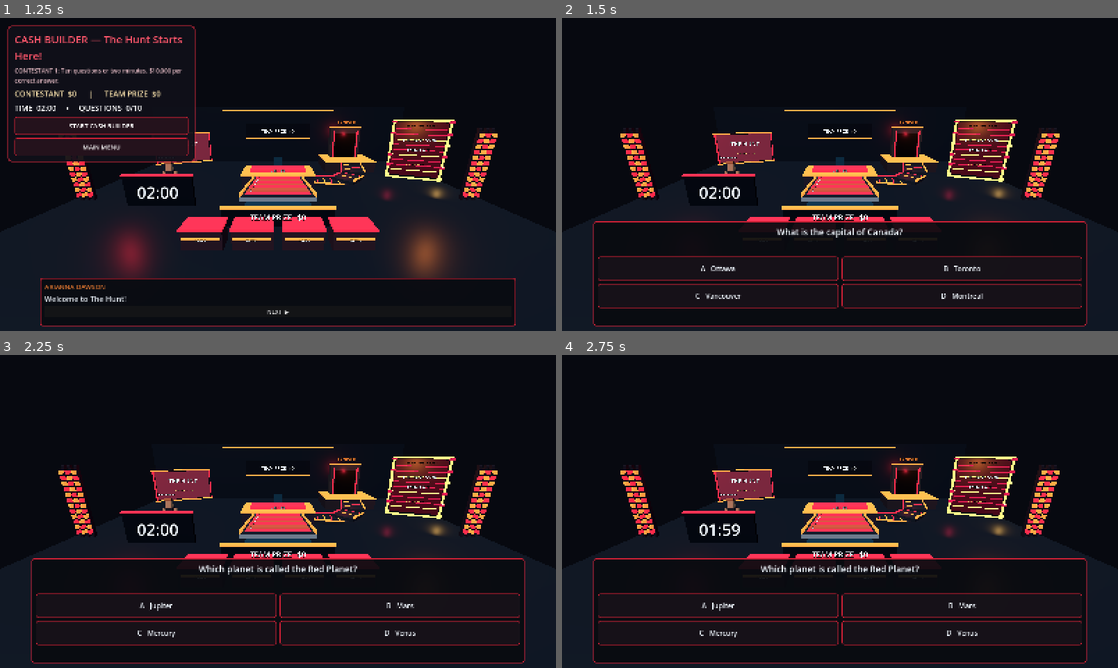
Above: before the commit, frames 1-4 (two rows, left to right).
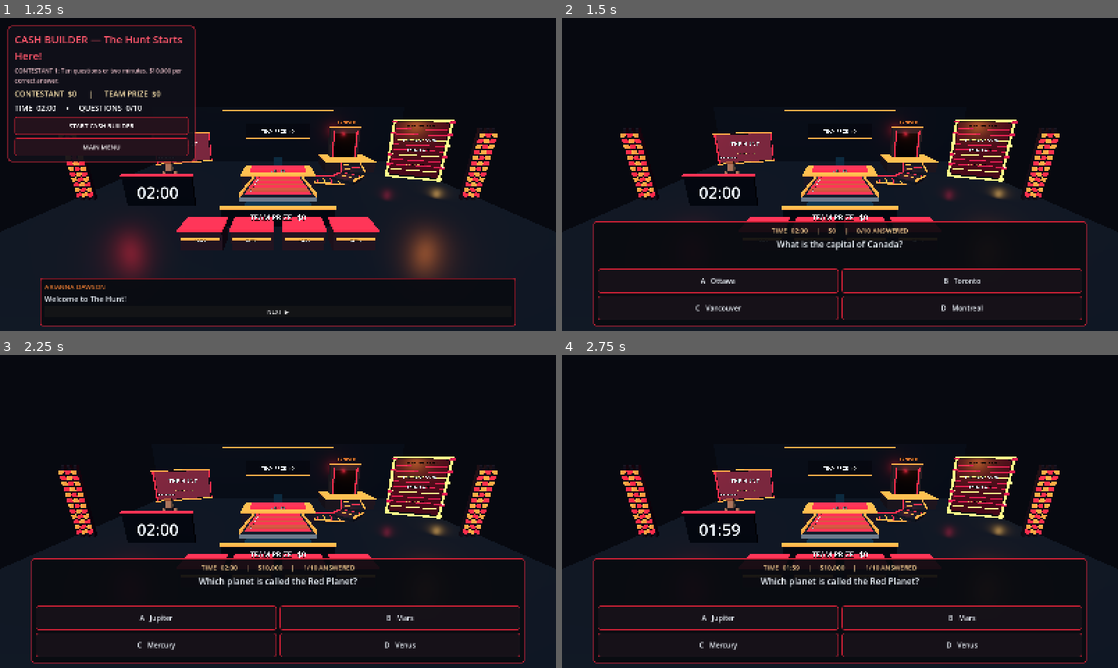
Above: after the commit, the same moments.

Repository: Becksploder2/The-Hunt
Game: Godot game, scene res://main.tscn
Two runs of this game, one before a commit and one after it. Both use one fixed random seed, a clock stepped at 60 frames per second and the inputs below.
Inputs:
- Up to frame 1 (1.25 s): click "PLAY THE HUNT" at 0.5 s
- Up to frame 2 (1.5 s): click "START CASH BUILDER" at 1.25 s
- Up to frame 3 (2.25 s): click "A Ottawa" at 2 s
- Up to frame 4 (2.75 s): no input

Frame 1 is identical in both runs. In frame 2, 3.6% of the frame differs, in the area x 6-94%, y 67-97%; in frame 3, 3.7%; in frame 4, 3.7%.

Commit message:
Add persistent live countdown and cash total to red-black question lower third

Diff:
--- a/godot/main.gd
+++ b/godot/main.gd
@@ -135,6 +135,7 @@
 var question_panel: PanelContainer
 var question_column: VBoxContainer
 var question_title: Label
+var broadcast_clock: Label
 var answer_grid: GridContainer
 var question_buttons: Array[Button] = []
 var question_mode := false
@@ -749,6 +750,12 @@
  question_column=VBoxContainer.new()
  question_column.add_theme_constant_override("separation",8)
  question_panel.add_child(question_column)
+ broadcast_clock=Label.new()
+ broadcast_clock.name="LiveQuestionClockAndPrize"
+ broadcast_clock.horizontal_alignment=HORIZONTAL_ALIGNMENT_CENTER
+ broadcast_clock.add_theme_font_size_override("font_size",19)
+ broadcast_clock.add_theme_color_override("font_color",Color("#ffd697"))
+ question_column.add_child(broadcast_clock)
  question_title=Label.new()
  question_title.name="BroadcastQuestion"
  question_title.autowrap_mode=TextServer.AUTOWRAP_WORD_SMART
@@ -822,6 +829,7 @@
  question_mode=true
  question_panel.visible=true
  question_title.text=str(question[0])
+ _update_broadcast_clock()
  for old in answer_grid.get_children():
   answer_grid.remove_child(old)
   old.queue_free()
@@ -918,7 +926,14 @@
  if warning_light != null:
   warning_light.light_energy=5.5 if phase=="head_to_head" and hunter_steps>=player_steps-1 else 0.0
 
+func _update_broadcast_clock() -> void:
+ if broadcast_clock==null or not is_instance_valid(broadcast_clock):
+  return
+ var limit:int=5 if mode=="btw" else 10
+ broadcast_clock.text="TIME  %s     |     $%s     |     %d/%d ANSWERED" % [_clock_string(ceili(time_remaining)),_money(individual_money),answer_number,limit]
+
 func _update_3d_screens() -> void:
+ _update_broadcast_clock()
  if prize_label != null and is_instance_valid(prize_label):
   prize_label.text=("TEAM PRIZE   $" if mode=="hunt" else "PRIZE   $")+_money(team_money)
  if table_prize != null and is_instance_valid(table_prize):
